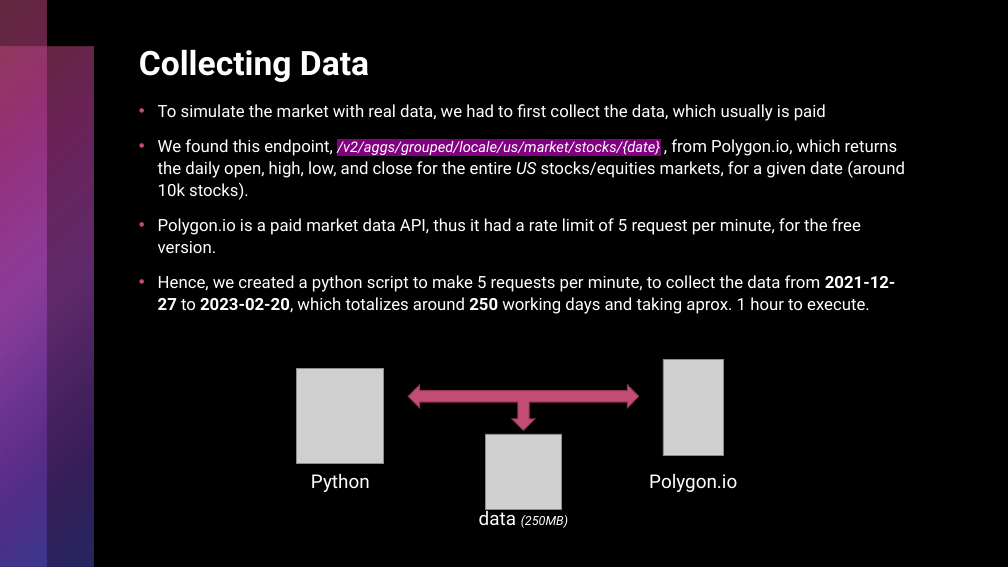
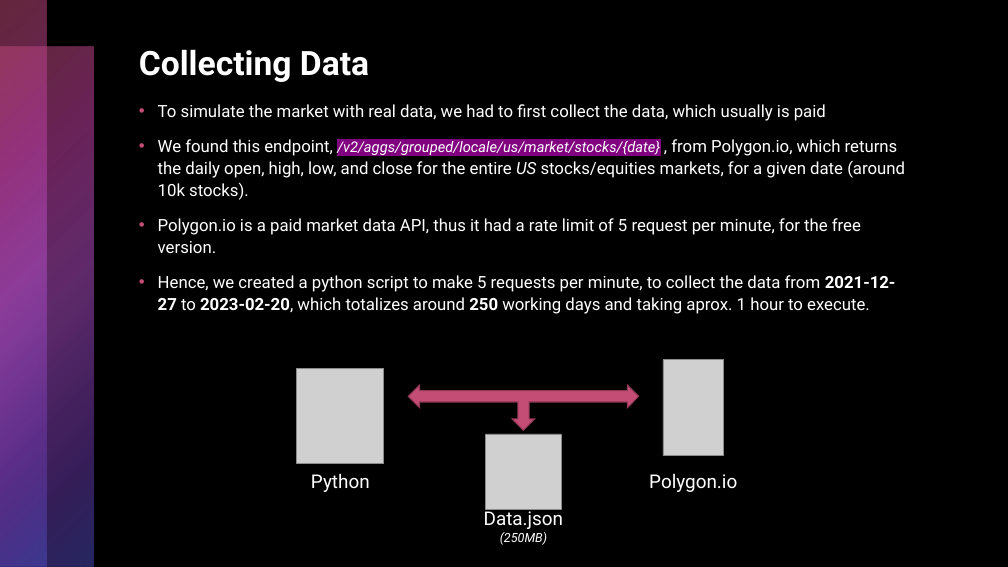
Before and after one commit to sergiodagama/FEUP-ASMA_Investment_Strategies_Simulation_Multi_Agent_System, a slide deck: slide 3 of docs/presentation.pptx. Drawn at 1008x567 pixels with LibreOffice and Linux fonts; fonts in the diff are those of the drawing; grey boxes stand for pictures. Boxes give left, top, right and bottom in pixels: in the first picture for what was removed or moved away, otherwise in the second. Text is boxed around its words. In the diff, an @@ line names an element or a change of style, - is before the commit and + after.

```diff
--- a/docs/presentation.pptx
+++ b/docs/presentation.pptx
@@ text at bbox=[484, 508, 564, 545]: text changed; size 12 to 18 pt; italic off @@
-data (250MB)
+Data.json (250MB)
```
Also in this commit, not shown: 1 other slide changed, 7 slides added.
